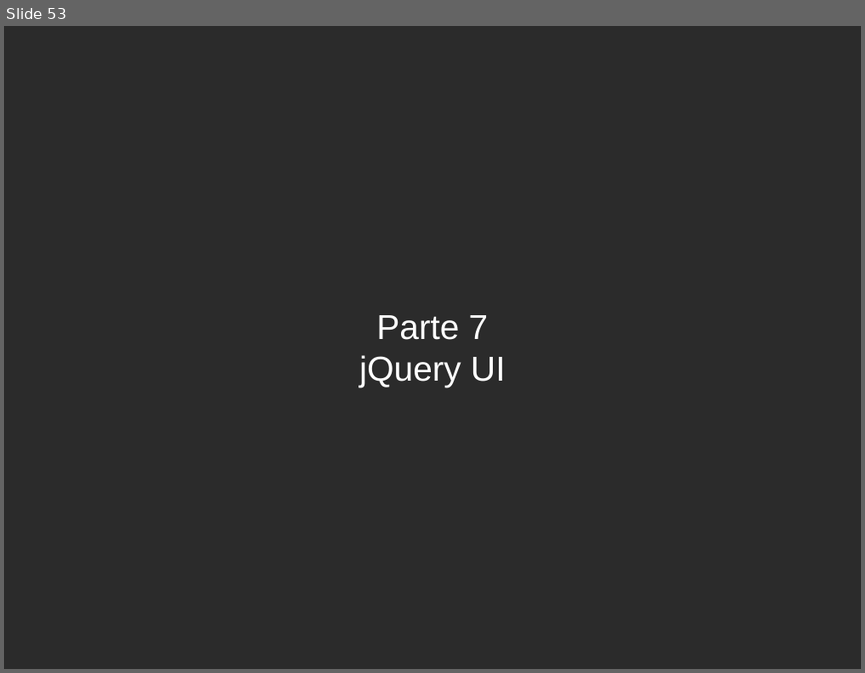
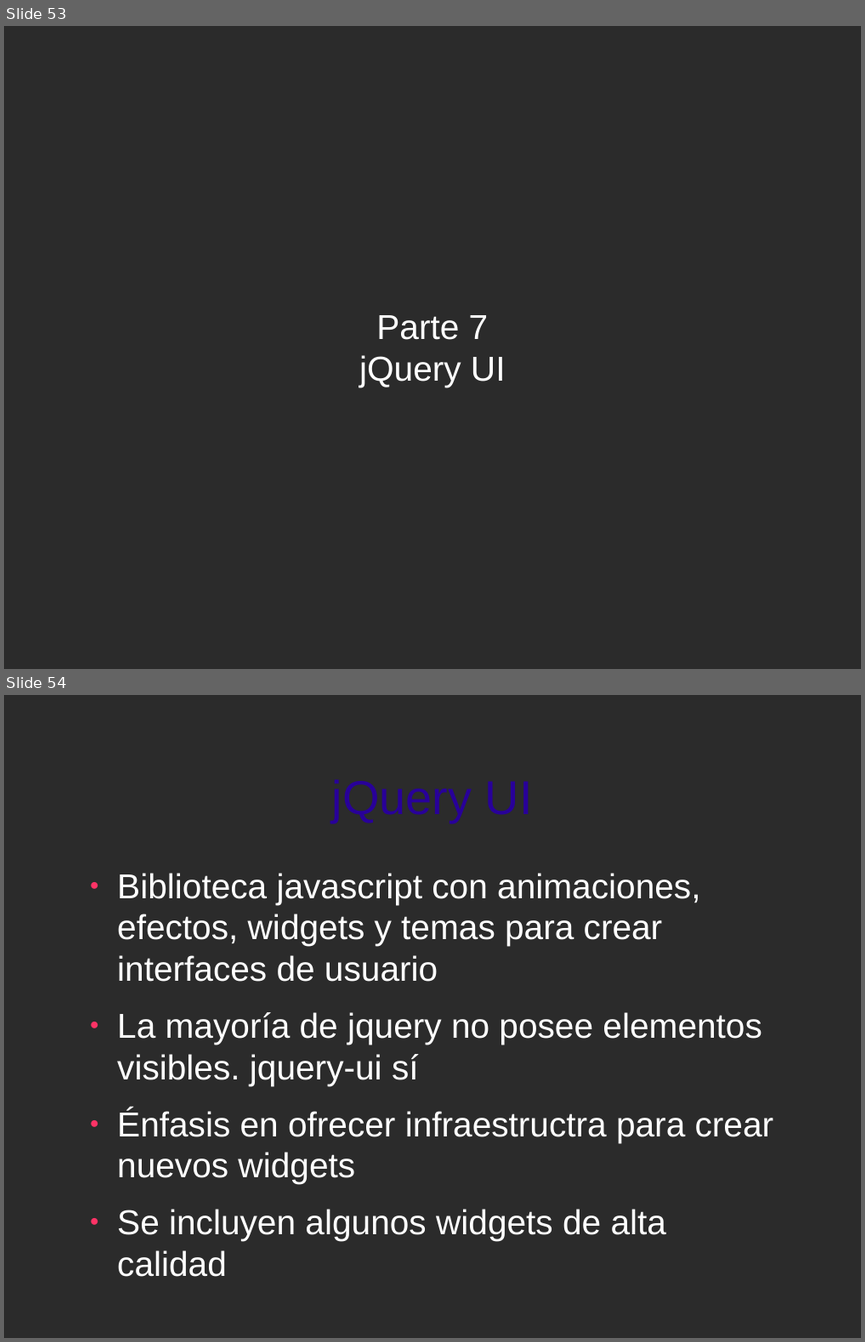
Before and after one commit to jorgeu/curso-jquery, a slide deck: curso-jquery.odp. Shown one above the other, each under a label of ours: slide 53 before the commit, slides 53 and 54 after it. The pictures are 865x673 and 865x1342 pixels, drawn with LibreOffice and Linux fonts; fonts in the diff are those of the drawing; background and template pictures are left out; a plain dark background stands for a picture behind light text. Boxes give left, top, right and bottom in pixels: in the first picture for what was removed or moved away, otherwise in the second. Text is boxed around its words. In the diff, an @@ line names an element or a change of style, - is before the commit and + after.

Commit message:
completado jquery-ui

```diff
--- a/curso-jquery.odp
+++ b/curso-jquery.odp
@@ slide 54 added at [4,695,861,1338], background picture (left out) @@
@@ title added at [332,779,533,823], 44 pt, text #280099 @@
+jQuery UI
@@ text added at [117,873,774,1276], 32 pt, text #FFFFFF @@
+● Biblioteca javascript con animaciones, efectos, widgets y temas para crear interfaces de usuario
+● La mayoría de jquery no posee elementos visibles. jquery-ui sí
+● Énfasis en ofrecer infraestructra para crear nuevos widgets
+● Se incluyen algunos widgets de alta calidad
```
Also in this commit, not shown: 16 other slides added, 50 other files.
